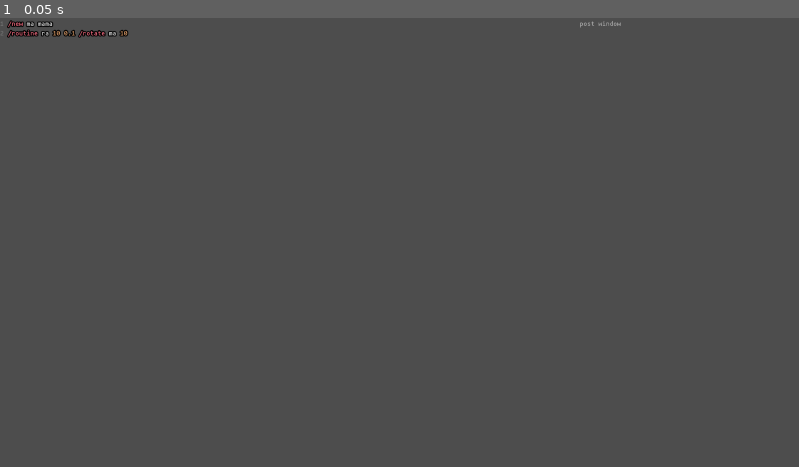
Above: before the commit, frame 1.
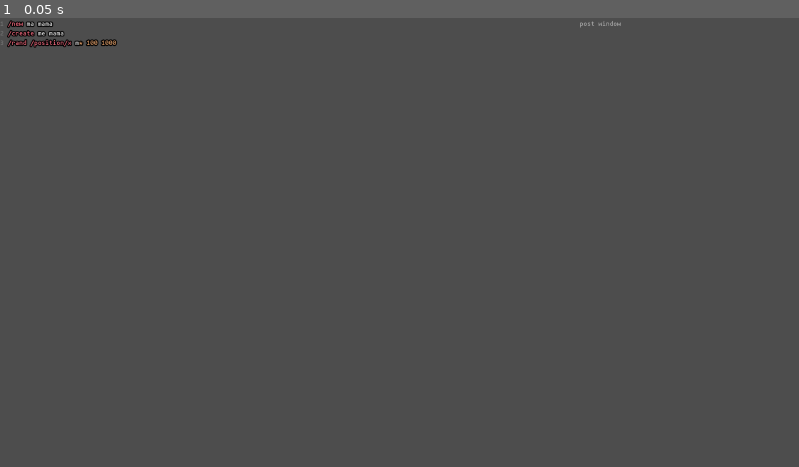
Above: after the commit, the same moment.

Repository: loopier/animatron
Game: Godot game, scene res://main.tscn
The game is run twice, just before and just after one commit, with the same random seed, the same clock (stepped at 60 frames per second) and the same inputs.
Inputs:
- Up to frame 1 (0.05 s): no input

The runs differ from the first frame. In frame 1, 0.3% of the frame differs, in the area x 0-17%, y 2-7%.

Commit message:
Add `/rand`

Diff:
--- a/CommandInterface.gd
+++ b/CommandInterface.gd
@@ -22,6 +22,7 @@
 @onready var actorsNode: Node
 @onready var routinesNode: Node
 @onready var stateMachines: Dictionary
+@onready var commandManger: Node
 var animationsLibrary: SpriteFrames ## The meta node containing these frames needs to be initialized in _ready
 var assetsPath := "user://assets"
 var animationAssetsPath := assetsPath + "/animations"
@@ -75,6 +76,7 @@
 	"/post": CommandDescription.new(post, "msg:s", "Print MSG in the post window.", Flags.asArray(false)),
 	# utils
 	"/relative": CommandDescription.new(setRelativeProperty, "", "TODO", Flags.asArray(false)),
+	"/rand": CommandDescription.new(randCmdValue, "cmd:s actor:s min:f max:f", "Send a CMD to an ACTOR with a random value between MIN and MAX. If a wildcard is used, e.g. `bl*`, all ACTORs with with a name that begins with `bl` will get a different value. *WARNING: This only works with single-value commands.*", Flags.asArray(true)),
 }
 
 ## Custom command definitions
@@ -880,3 +882,12 @@
 	var actor = result.value
 	actorsNode.move_child(actor, 0)
 	return Status.ok(true)
+
+func randCmdValue(args: Array) -> Status:
+	var command = args[0]
+	var result = getActors(args[1])
+	if result.isError(): return result
+	for actor in result.value:
+		var value = randf_range(float(args[2]), float(args[3]))
+		commandManger.evalCommand([command, actor.name, value], "CommandInterface")
+	return Status.ok(true)
--- a/Main.gd
+++ b/Main.gd
@@ -29,6 +29,7 @@
 	self.add_child.call_deferred(osc)
 	osc.startServer()
 	osc.osc_msg_received.connect(_on_osc_msg_received)
+	cmdInterface.commandManger = self
 	cmdInterface.command_finished.connect(_on_command_finished)
 	cmdInterface.command_error.connect(_on_command_error)
 	cmdInterface.command_file_loaded.connect(_on_command_file_loaded)
--- a/main.tscn
+++ b/main.tscn
@@ -37,7 +37,8 @@
 theme_override_colors/font_outline_color = Color(0, 0, 0, 1)
 theme_override_constants/outline_size = 10
 text = "/new ma mama
-/routine ra 10 0.1 /rotate ma 10"
+/create me mama
+/rand /position/x m* 100 1000"
 placeholder_text = "code editor"
 caret_type = 1
 syntax_highlighter = SubResource("CodeHighlighter_833ra")
